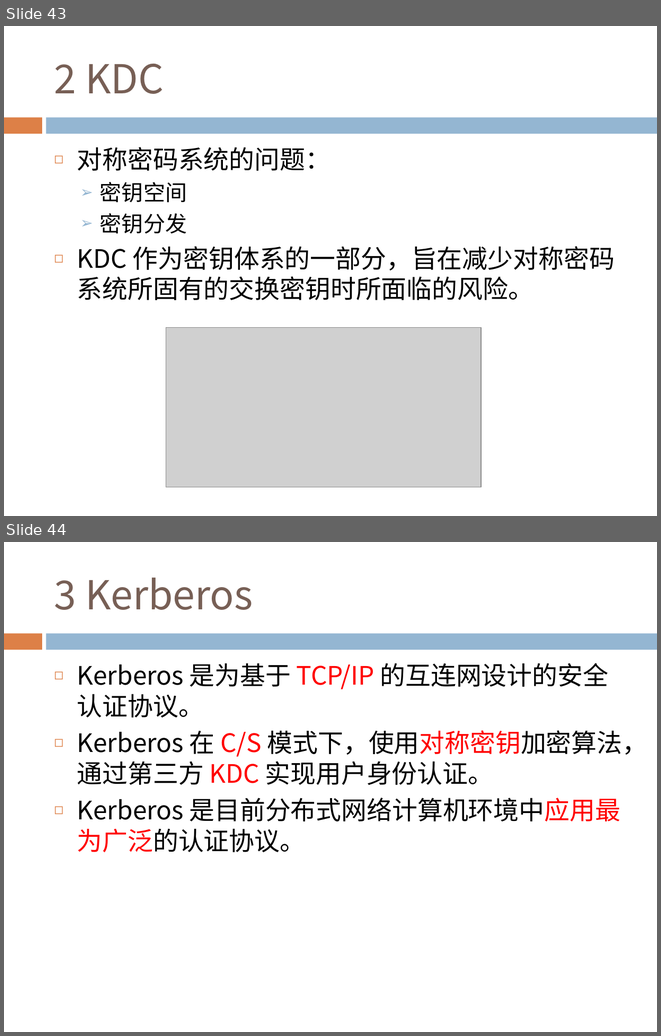
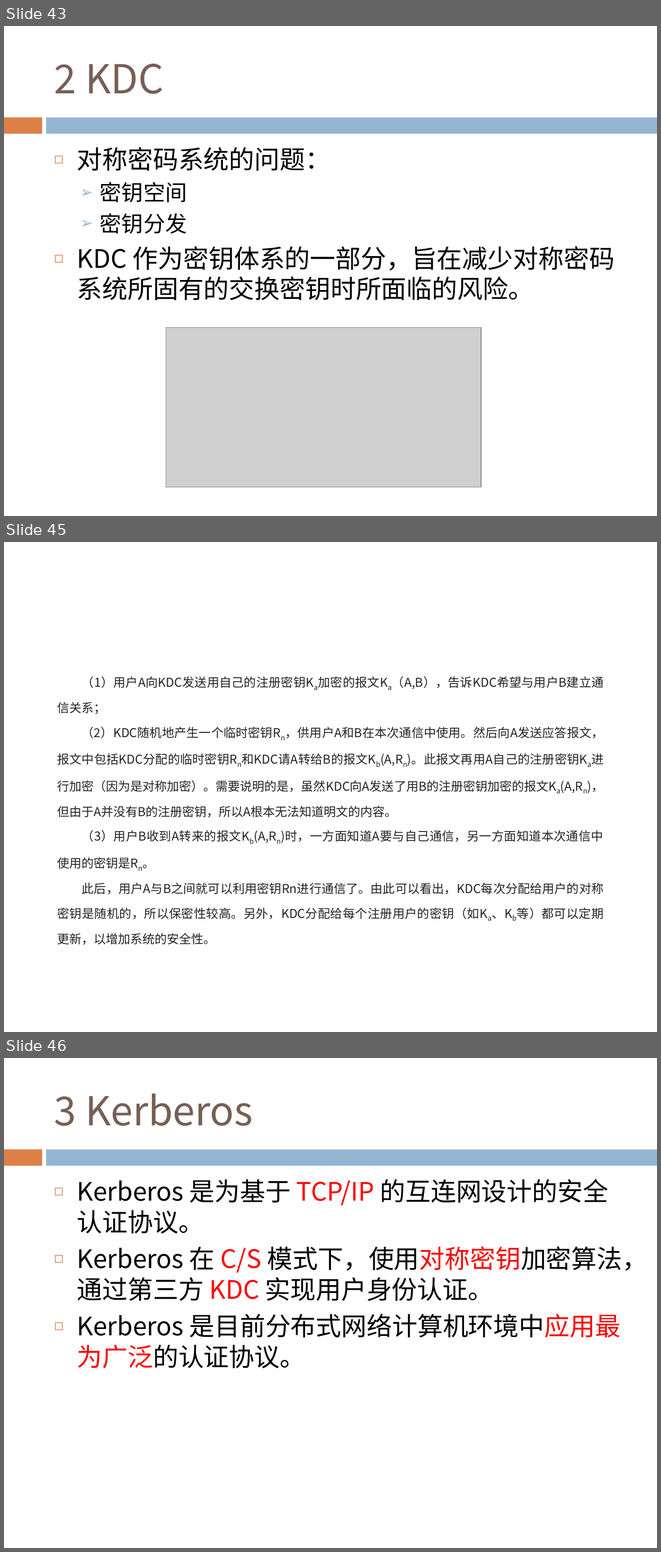
Before and after one commit to ZhenWusi/ke-jian, a slide deck: 02_网络安全密码学基础 (3).pptx. Shown one above the other, each under a label of ours: slides 43 and 44 before the commit, slides 43, 45 and 46 after it; the slides between them are not shown. The pictures are 661x1036 and 661x1552 pixels, drawn with LibreOffice and Linux fonts; fonts in the diff are those of the drawing; grey boxes stand for pictures; background and template pictures are left out. Boxes give left, top, right and bottom in pixels: in the first picture for what was removed or moved away, otherwise in the second. Text is boxed around its words. In the diff, an @@ line names an element or a change of style, - is before the commit and + after.

```diff
--- a/02_网络安全密码学基础 (3).pptx
+++ b/02_网络安全密码学基础 (3).pptx
@@ slide 45 added at (4, 542, 657, 1032), background #FFFFFF @@
@@ text added at (58, 676, 604, 945), 13.5 pt, text #222222 @@
+（1）用户A向KDC发送用自己的注册密钥Ka加密的报文Ka（A,B），告诉KDC希望与用户B建立通信关系；
+（2）KDC随机地产生一个临时密钥Rn，供用户A和B在本次通信中使用。然后向A发送应答报文，报文中包括KDC分配的临时密钥Rn和KDC请A转给B的报文Kb(A,Rn)。此报文再用A自己的注册密钥Ka进行加密（因为是对称加密）。需要说明的是，虽然KDC向A发送了用B的注册密钥加密的报文Ka(A,Rn)，但由于A并没有B的注册密钥，所以A根本无法知道明文的内容。
+（3）用户B收到A转来的报文Kb(A,Rn)时，一方面知道A要与自己通信，另一方面知道本次通信中使用的密钥是Rn。
+此后，用户A与B之间就可以利用密钥Rn进行通信了。由此可以看出，KDC每次分配给用户的对称密钥是随机的，所以保密性较高。另外，KDC分配给每个注册用户的密钥（如Ka、Kb等）都可以定期更新，以增加系统的安全性。
@@ text added at (58, 726, 281, 945), 18 pt, text #FFFFFF, bold @@
+2.8 密钥的管理
@@ what was slide 44 is now slide 46 @@
```
Also in this commit, not shown: 3 other slides added, 6 other files.
